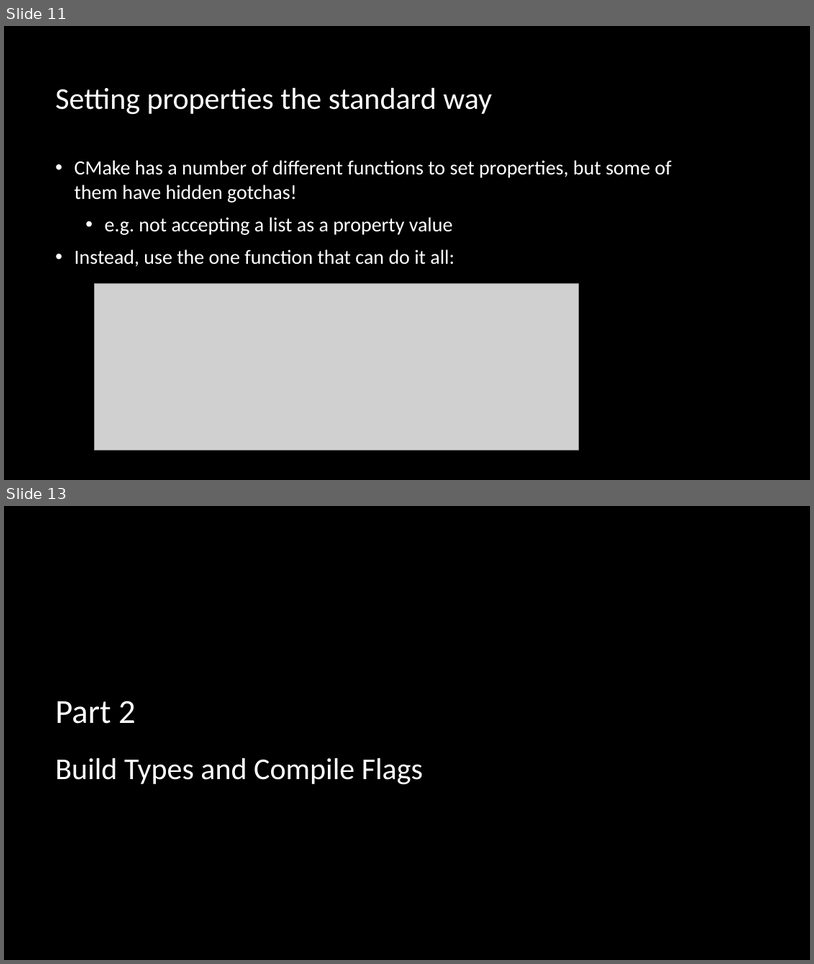
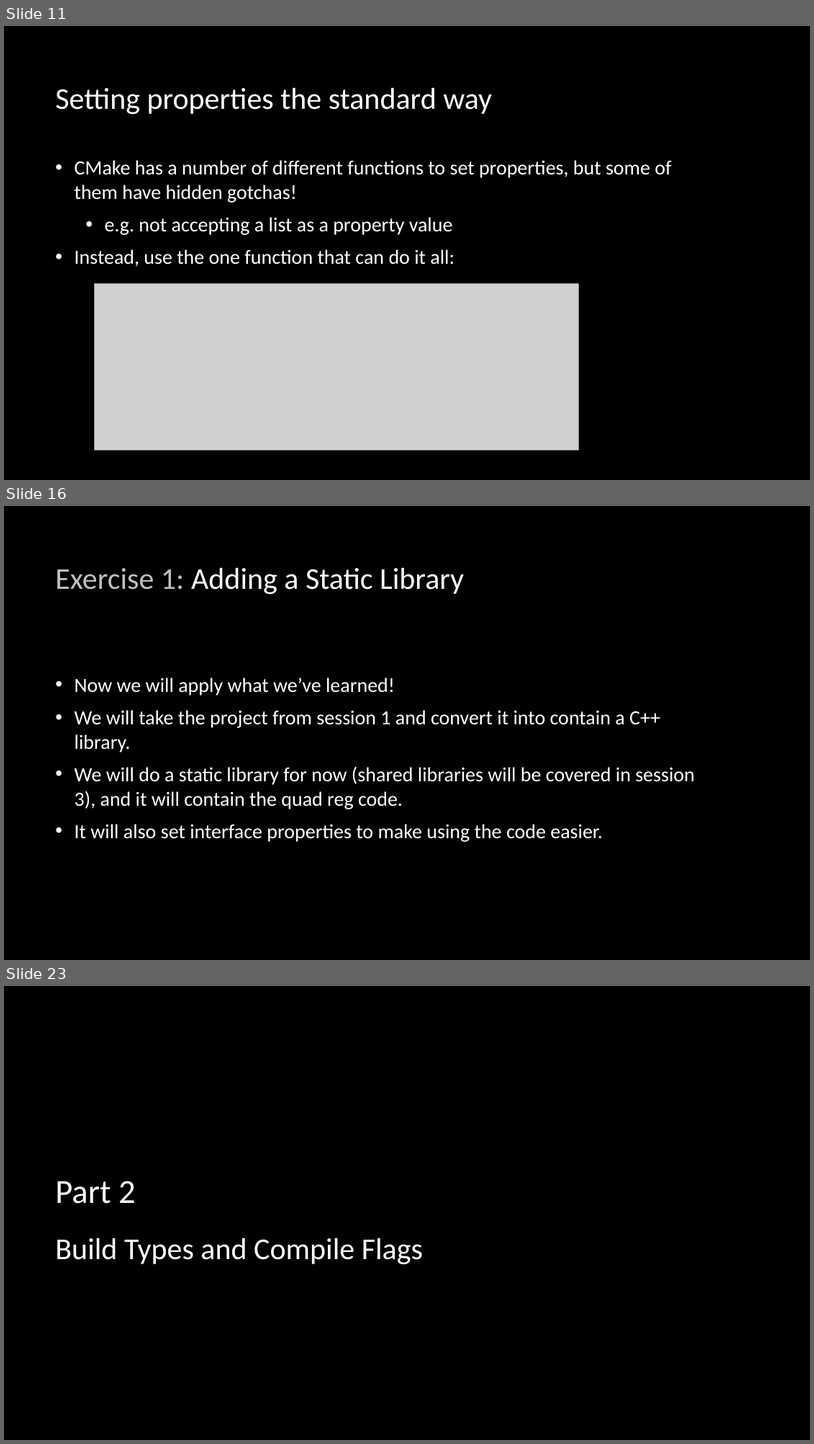
Before and after one commit to multiplemonomials/CMakeTraining, a slide deck: Session 2 - More Advanced CMake.pptx. Shown one above the other, each under a label of ours: slides 11 and 13 before the commit, slides 11, 16 and 23 after it; the slides between them are not shown. The pictures are 814x964 and 814x1444 pixels, drawn with LibreOffice and Linux fonts; fonts in the diff are those of the drawing; grey boxes stand for pictures; background and template pictures are left out. Boxes give left, top, right and bottom in pixels: in the first picture for what was removed or moved away, otherwise in the second. Text is boxed around its words. In the diff, an @@ line names an element or a change of style, - is before the commit and + after.

Commit message:
Session 2 materials complete!

```diff
--- a/Session 2 - More Advanced CMake.pptx
+++ b/Session 2 - More Advanced CMake.pptx
@@ slide 16 added at [4, 506, 810, 960], background picture (left out) @@
@@ title added at [55, 568, 464, 595], 36 pt, text #FFFFFF @@
+Exercise 1: Adding a Static Library
@@ text added at [75, 677, 695, 842], 24 pt, text #FFFFFF @@
+• Now we will apply what we’ve learned!
+• We will take the project from session 1 and convert it into contain a C++ library.
+• We will do a static library for now (shared libraries will be covered in session 3), and it will contain the quad reg code.
+• It will also set interface properties to make using the code easier.
@@ what was slide 13 is now slide 23 @@
```
Also in this commit, not shown: 4 slides changed, 23 other slides added, 1 slide removed, 4 other files.
